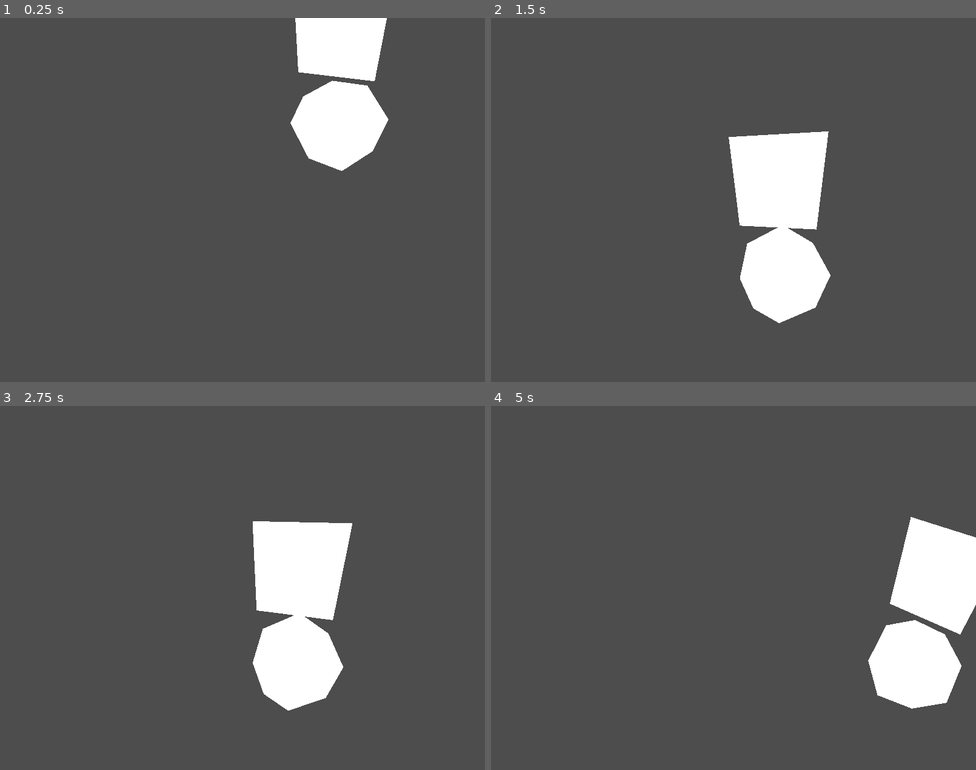
Above: before the commit, frames 1-4 (two rows, left to right).
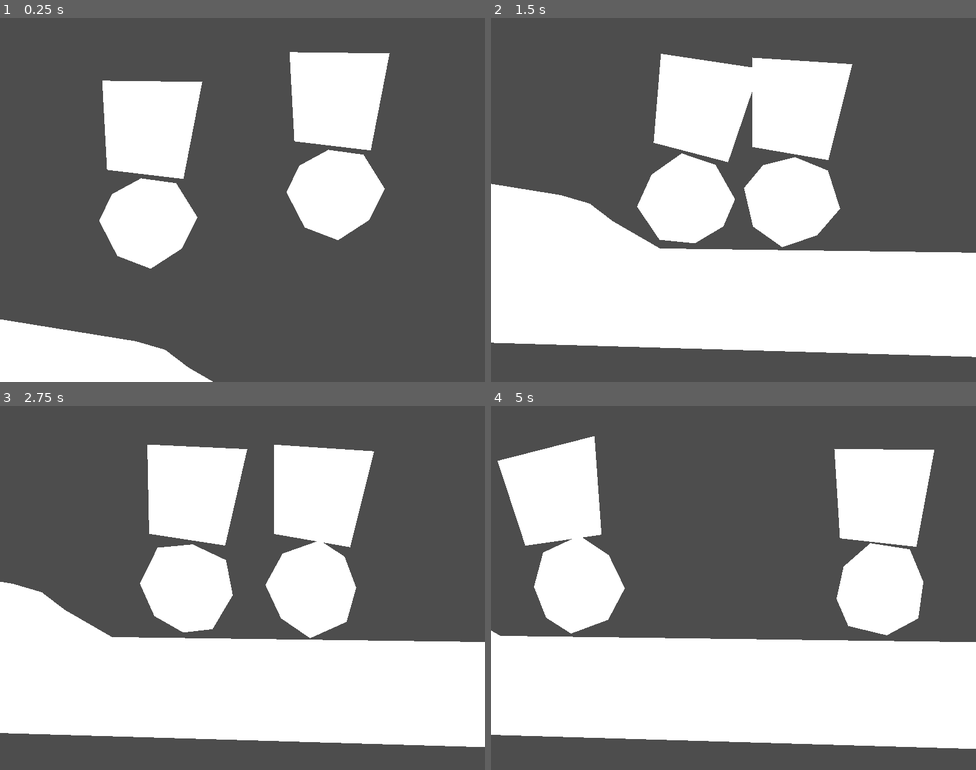
Above: after the commit, the same moments.

Repository: tombuben/KrehkeRobotickeSpoje
Game: Godot game, scene res://level_1.tscn
The game is run twice, just before and just after one commit, with the same random seed, the same clock (stepped at 60 frames per second) and the same inputs. The project has no main scene, so this scene is started directly.
Inputs:
- Up to frame 1 (0.25 s): no input
- Up to frame 2 (1.5 s): hold D (Player1Right) 0.53-1.28 s; tap J (Player2Left) at 0.6 s; hold A (Player1Left) from 1.28 s (still down); tap L (Player2Right) at 1.35 s
- Up to frame 3 (2.75 s): release A (Player1Left) at 2.03 s; hold D (Player1Right) from 2.03 s (still down); tap J (Player2Left) at 2.1 s
- Up to frame 4 (5 s): tap L (Player2Right) at 2.85, 4.35 s; release D (Player1Right) at 3.53 s; hold A (Player1Left) from 3.53 s (still down); tap J (Player2Left) at 3.6 s

The runs differ from the first frame. In frame 1, 19% of the frame differs, in the area x 0-81%, y 0-100%; in frame 2, 43%; in frame 3, 41%; in frame 4, 44%, in the area x 0-100%, y 8-95%.

Commit message:
cameracenterer

Diff:
--- /dev/null
+++ b/CameraCenterer.gd
@@ -0,0 +1,13 @@
+extends Node2D
+
+@export var pos1 : Node2D
+@export var pos2 : Node2D
+
+# Called when the node enters the scene tree for the first time.
+func _ready():
+	pass # Replace with function body.
+
+
+# Called every frame. 'delta' is the elapsed time since the previous frame.
+func _process(delta):
+	position = (pos1.get_kolo_position() + pos2.get_kolo_position()) / 2
--- a/kolo.gd
+++ b/kolo.gd
@@ -20,11 +20,13 @@
 
 # Called when the node enters the scene tree for the first time.
 func _ready():
-	init_kolo(player)
+	#we call init_kolo in pandulak_script
+	#init_kolo(player)
+	pass
 
 
 # Called every frame. 'delta' is the elapsed time since the previous frame.
 func _physics_process(delta):
 	if is_controller:
-		var velocity = Input.get_axis(right_action, left_action)
+		var velocity = Input.get_axis(left_action, right_action)
 		apply_torque_impulse(torque_strength * velocity)
--- a/level_1.tscn
+++ b/level_1.tscn
@@ -1,6 +1,7 @@
-[gd_scene load_steps=2 format=3 uid="uid://bengtiruay3eo"]
+[gd_scene load_steps=3 format=3 uid="uid://bengtiruay3eo"]
 
 [ext_resource type="PackedScene" uid="uid://d2myyy2dlm4ti" path="res://pandulak.tscn" id="1_1j5ko"]
+[ext_resource type="Script" path="res://CameraCenterer.gd" id="2_r8wdn"]
 
 [node name="Level1" type="Node2D"]
 
@@ -11,5 +12,27 @@
 position = Vector2(-211.785, 232)
 polygon = PackedVector2Array(138, 436, 113, 265, 142, 159, 319, 171, 441, 200, 465, 221, 503, 234, 535, 254, 565.057, 270.39, 1371, 280, 1408, 453)
 
+[node name="Polygon2D" type="Polygon2D" parent="StaticBody2D"]
+polygon = PackedVector2Array(-85.785, 658, -65.785, 379, 181.215, 419, 229.215, 433, 267.215, 462, 345.215, 507, 1328.21, 520, 1320.21, 699)
+
 [node name="pandulak" parent="." instance=ExtResource("1_1j5ko")]
 position = Vector2(559, 147)
+player = 2
+leva_ruka = true
+prava_ruka = true
+
+[node name="pandulak2" parent="." instance=ExtResource("1_1j5ko")]
+position = Vector2(250, 194)
+player = 1
+leva_ruka = true
+prava_ruka = true
+
+[node name="CameraCenterer" type="Node2D" parent="." node_paths=PackedStringArray("pos1", "pos2")]
+position = Vector2(434, 168)
+script = ExtResource("2_r8wdn")
+pos1 = NodePath("../pandulak")
+pos2 = NodePath("../pandulak2")
+
+[node name="CharactersCamera" type="Camera2D" parent="CameraCenterer"]
+position_smoothing_enabled = true
+position_smoothing_speed = 10.0
--- a/pandulak_script.gd
+++ b/pandulak_script.gd
@@ -1,10 +1,15 @@
 extends Node2D
 
 @export var player : int = 1
+@export var leva_ruka : bool = true;
+@export var prava_ruka : bool = true;
+
+var kolecko : Node2D
+
 # Called when the node enters the scene tree for the first time.
 func _ready():
-	pass # Replace with function body.
+	kolecko = $kolo
+	kolecko.init_kolo(player)
 
-# Called every frame. 'delta' is the elapsed time since the previous frame.
-func _process(delta):
-	pass
+func get_kolo_position():
+	return kolecko.global_position
